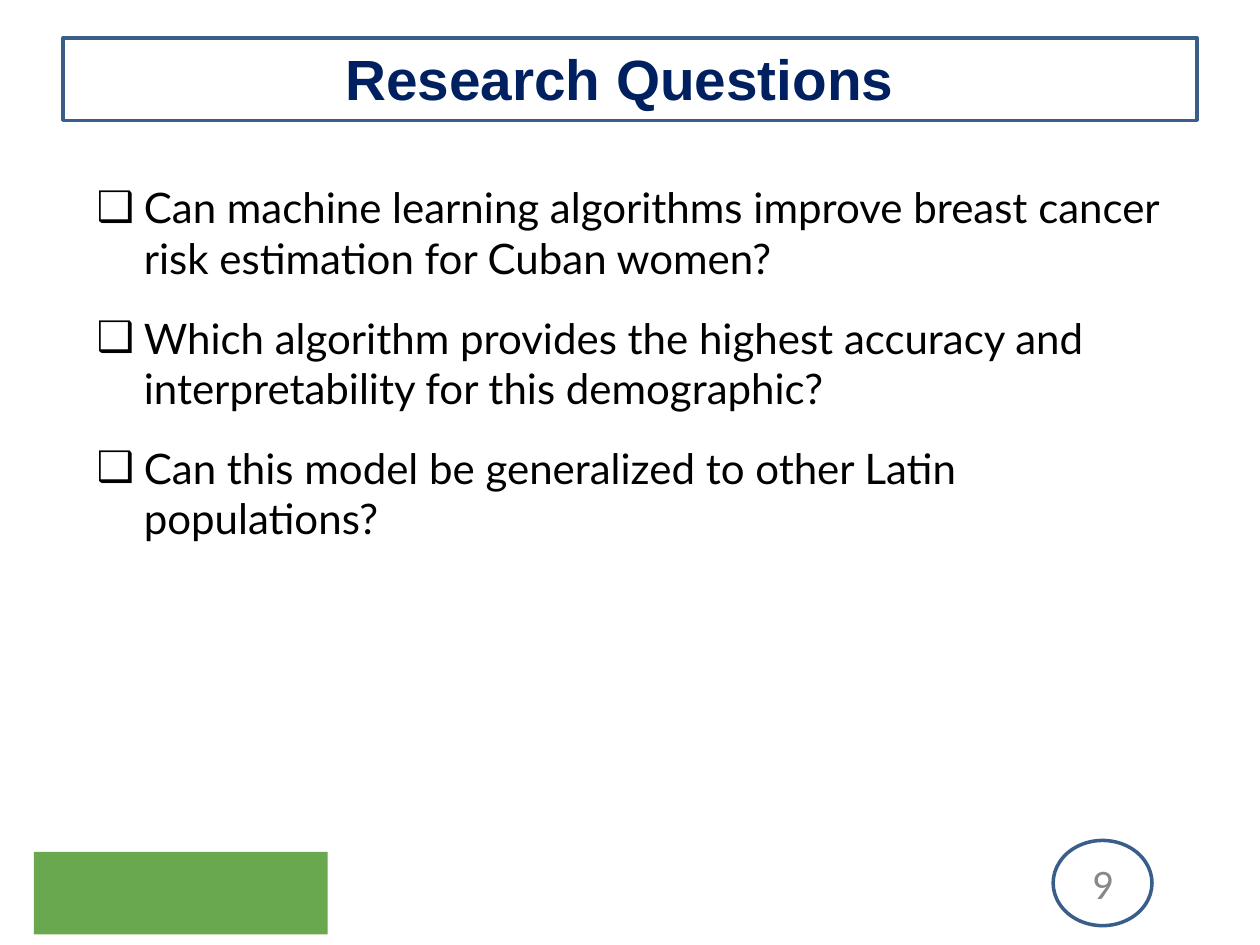
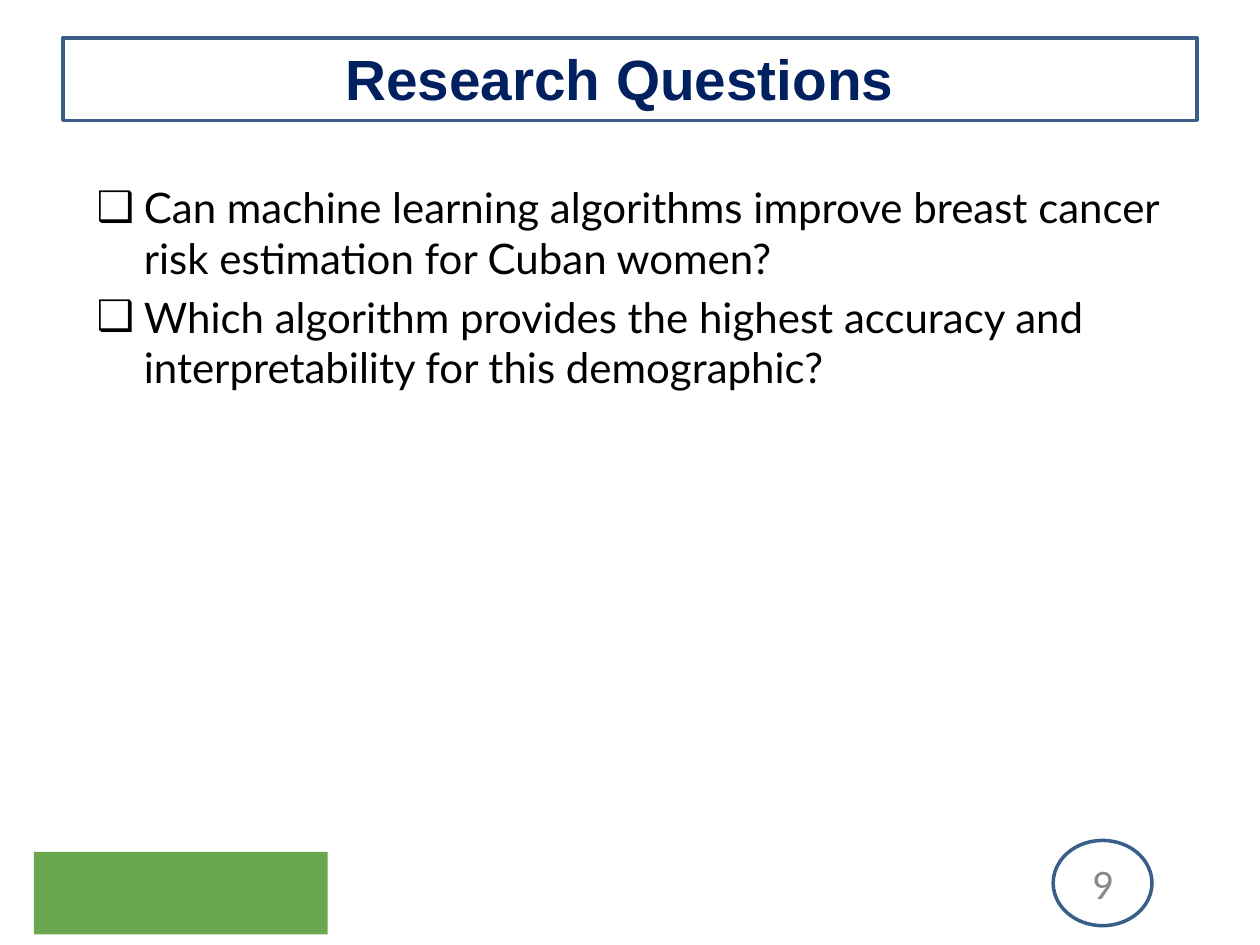
Before and after one commit to uginm102/MCSC-MUK, a slide deck: slide 9 of MCS7103-MachineLearning/Presentation.pptx. Drawn at 1260x945 pixels with LibreOffice and Linux fonts; fonts in the diff are those of the drawing; background and template pictures are left out. Boxes give left, top, right and bottom in pixels: in the first picture for what was removed or moved away, otherwise in the second. Text is boxed around its words. In the diff, an @@ line names an element or a change of style, - is before the commit and + after.

```diff
--- a/MCS7103-MachineLearning/Presentation.pptx
+++ b/MCS7103-MachineLearning/Presentation.pptx
@@ text "Can machine learning algorithms improve ..." at (x1=144, y1=192, x2=1159, y2=391): less space between paragraphs @@
@@ text at (x1=144, y1=453, x2=956, y2=542): paragraph removed @@
-❑ Can this model be generalized to other Latin populations?
```
Also in this commit, not shown: 9 other slides changed, 5 slides added, 10 slides removed.
